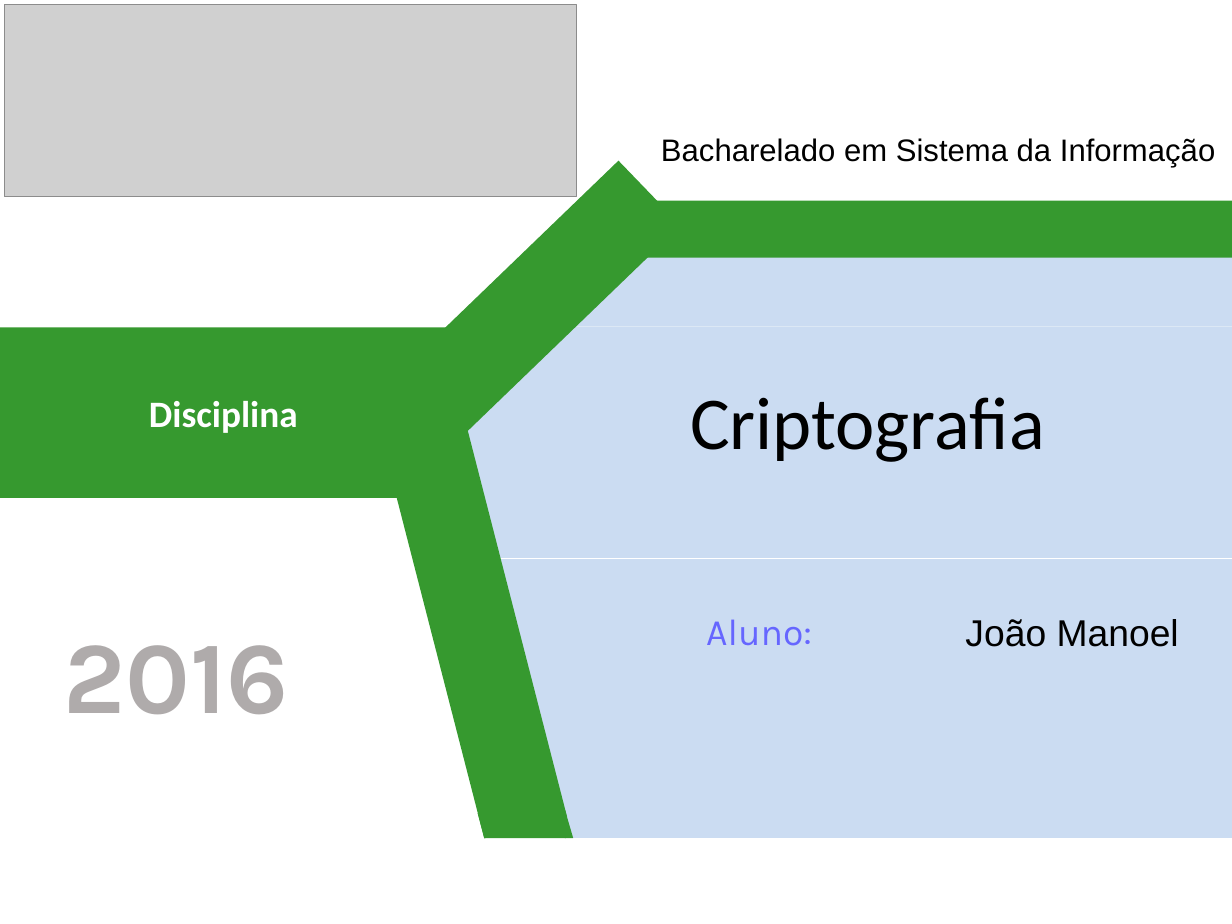
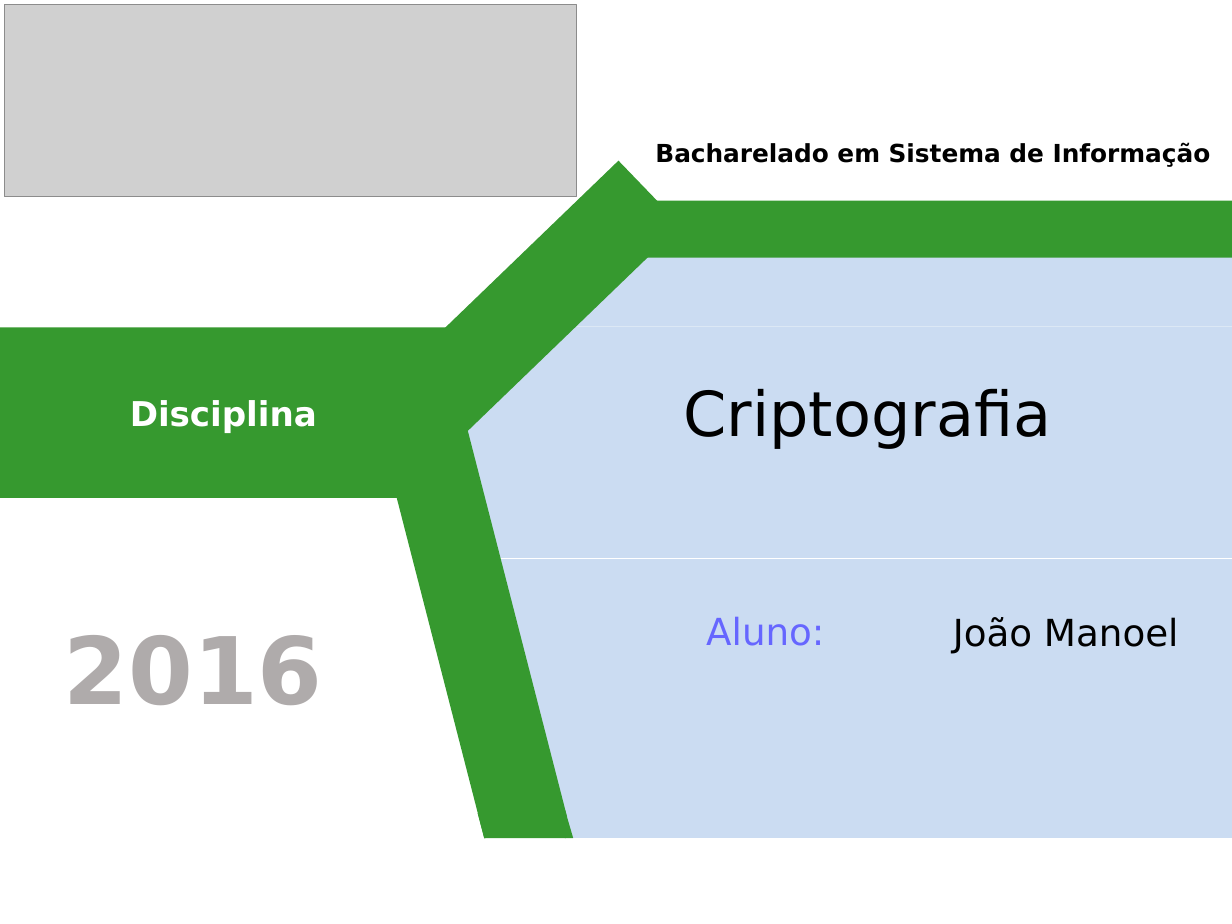
Before and after one commit to jmanoel7/Sistemas_de_Informacao, a slide deck: slide 1 of 2016-1/Auditoria_e_Seguranca_de_Sistemas_de_Informacao/trabalho1_criptografia/Trabalho1-Criptografia.odp. Drawn at 1232x924 pixels with LibreOffice and Linux fonts; fonts in the diff are those of the drawing; grey boxes stand for pictures. Boxes give left, top, right and bottom in pixels: in the first picture for what was removed or moved away, otherwise in the second. Text is boxed around its words. In the diff, an @@ line names an element or a change of style, - is before the commit and + after.

```diff
--- a/2016-1/Auditoria_e_Seguranca_de_Sistemas_de_Informacao/trabalho1_criptografia/Trabalho1-Criptografia.odp
+++ b/2016-1/Auditoria_e_Seguranca_de_Sistemas_de_Informacao/trabalho1_criptografia/Trabalho1-Criptografia.odp
@@ text at (655, 142, 1211, 167): text changed; size 20 to 16 pt; font Arial to DejaVu Sans; bold on @@
-Bacharelado em Sistema da Informação
+Bacharelado em Sistema de Informação
@@ rectangle "Disciplina" at (0, 328, 447, 499): size 24 to 22 pt, font Calibri to DejaVu Sans @@
@@ text "Criptografia" at (684, 388, 1051, 449): size 48 to 40 pt, font Calibri to DejaVu Sans @@
@@ text "2016" at (64, 635, 323, 705): size 66 to 60 pt, font Karla to DejaVu Sans @@
@@ text "Aluno:" at (706, 617, 824, 646): font Karla to DejaVu Sans @@
@@ text "João Manoel" at (953, 617, 1179, 654): font Arial to DejaVu Sans @@
```
Also in this commit, not shown: 3 other slides changed, 23 slides added, 49 other files.
